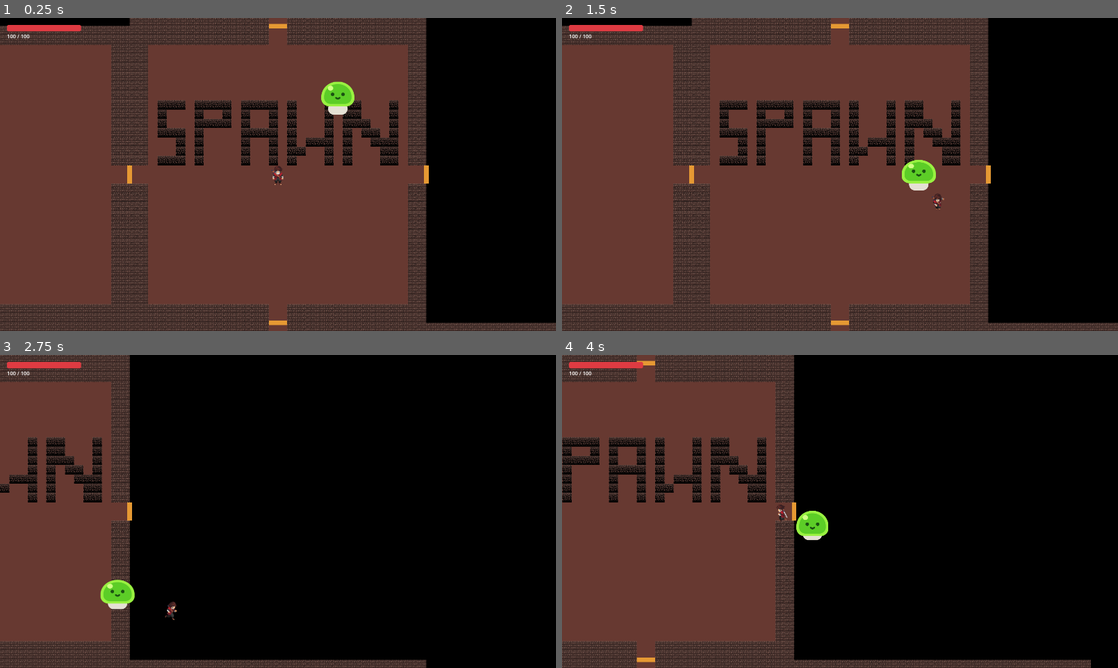
Above: before the commit, frames 1-4 (two rows, left to right).
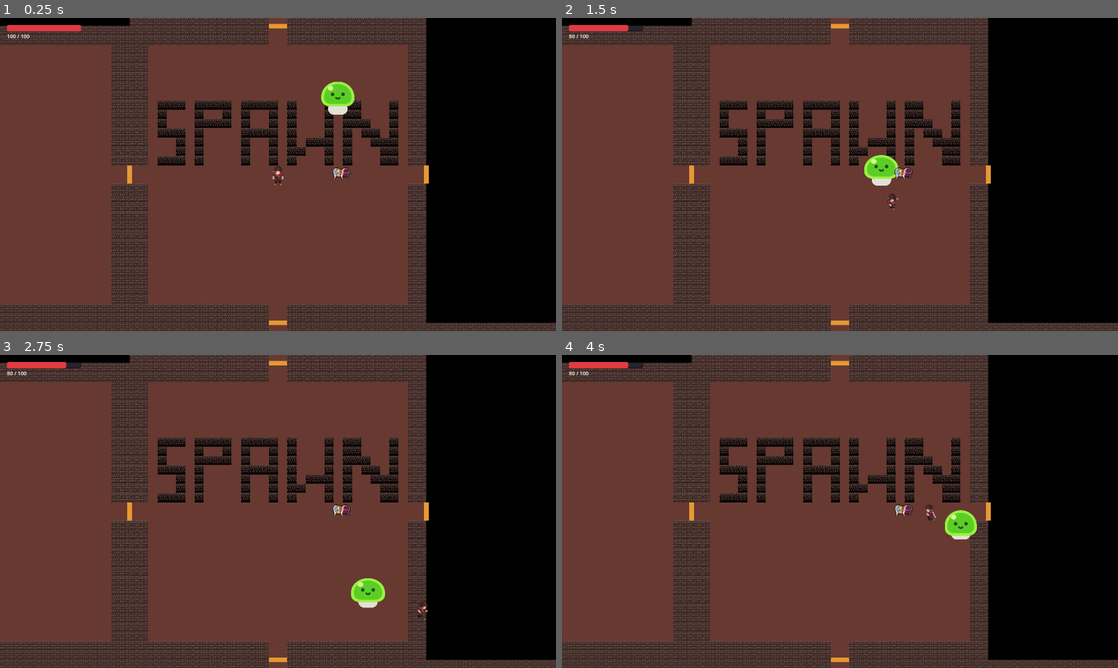
Above: after the commit, the same moments.

Repository: NoahGagnier/game
Game: Godot game, scene res://game.tscn
The game is run twice, just before and just after one commit, with the same random seed, the same clock (stepped at 60 frames per second) and the same inputs.
Inputs (mouse positions are in pixels of both pictures, inside the frame that each line leads up to):
- Up to frame 1 (0.25 s): no input
- Up to frame 2 (1.5 s): move the mouse to (962, 158) at 0.52 s; hold D (move_right) 0.53-1.28 s; hold E (interact, bound only after the commit) 0.53-1.28 s; click (962, 158) at 0.67 s; move the mouse to (728, 190) at 1.27 s; hold S (move_down) from 1.28 s (still down); click (728, 190) at 1.35 s
- Up to frame 3 (2.75 s): tap E (interact, bound only after the commit) at 1.55 s; move the mouse to (333, 442) at 2.02 s; release S (move_down) at 2.03 s; hold D (move_right) from 2.03 s (still down); hold E (interact, bound only after the commit) from 2.03 s (still down)
- Up to frame 4 (4 s): move the mouse to (812, 574) at 2.77 s; release D (move_right) at 2.78 s; release E (interact, bound only after the commit) at 2.78 s; hold W (move_up) 2.78-3.53 s; tap E (interact, bound only after the commit) at 2.85, 3.8 s; click (812, 574) at 2.92 s; move the mouse to (1006, 558) at 3.52 s; press the mouse at (1006, 558) at 3.53 s; hold A (move_left) from 3.53 s (still down)

The runs differ from the first frame. In frame 1, 0.1% of the frame differs, in the area x 59-64%, y 47-52%; in frame 2, 1.1%; in frame 3, 54%, in the area x 0-100%, y 0-100%; in frame 4, 44%.

Commit message:
added chests and they spawn in dead center of treasure rooms

Diff:
--- /dev/null
+++ b/chest.gd
@@ -0,0 +1,71 @@
+class_name Chest
+extends StaticBody2D
+
+signal opened(chest: Chest)
+
+@export var contents: Array[PackedScene] = []
+@export var content_spawn_spread: float = 16.0
+
+var is_open: bool = false
+var _player_in_range: bool = false
+
+@onready var _sprite: AnimatedSprite2D = $AnimatedSprite2D
+@onready var _prompt: Label = $InteractPrompt
+
+func _ready() -> void:
+	_prompt.visible = false
+	_play_animation("closed")
+
+func _unhandled_input(event: InputEvent) -> void:
+	if is_open or not _player_in_range:
+		return
+	if event.is_action_pressed("interact"):
+		open()
+
+func open() -> void:
+	if is_open:
+		return
+	is_open = true
+	_player_in_range = false
+	_prompt.visible = false
+	_play_animation("open")
+	_spawn_contents()
+	opened.emit(self)
+
+func _spawn_contents() -> void:
+	var parent := get_parent()
+	if parent == null:
+		return
+	var count := contents.size()
+	for i in range(count):
+		var scene := contents[i]
+		if scene == null:
+			continue
+		var item := scene.instantiate() as Node2D
+		if item == null:
+			continue
+		parent.add_child(item)
+		# Fan the items out so they don't stack on top of each other.
+		var angle := TAU * float(i) / float(max(count, 1))
+		var offset := Vector2.RIGHT.rotated(angle) * content_spawn_spread
+		item.global_position = global_position + offset
+
+func _play_animation(anim: String) -> void:
+	if _sprite.sprite_frames == null:
+		return
+	if _sprite.sprite_frames.has_animation(anim):
+		_sprite.play(anim)
+	elif _sprite.sprite_frames.has_animation("default"):
+		_sprite.play("default")
+
+func _on_interact_area_body_entered(body: Node2D) -> void:
+	if is_open:
+		return
+	if body is Player:
+		_player_in_range = true
+		_prompt.visible = true
+
+func _on_interact_area_body_exited(body: Node2D) -> void:
+	if body is Player:
+		_player_in_range = false
+		_prompt.visible = false
--- /dev/null
+++ b/chest.tscn
@@ -0,0 +1,202 @@
+[gd_scene format=3 uid="uid://dxw1nmwp0wx4e"]
+
+[ext_resource type="Script" uid="uid://bx3wnjkqkmru3" path="res://chest.gd" id="1_chest"]
+[ext_resource type="Texture2D" uid="uid://b61q5gni2pw3o" path="res://15_Ready_to_use_Treasure_Chests_Spritesheet.png" id="2_8uwsg"]
+
+[sub_resource type="AtlasTexture" id="AtlasTexture_bp1or"]
+atlas = ExtResource("2_8uwsg")
+region = Rect2(0, 84, 48, 40)
+
+[sub_resource type="AtlasTexture" id="AtlasTexture_trlyu"]
+atlas = ExtResource("2_8uwsg")
+region = Rect2(48, 84, 48, 40)
+
+[sub_resource type="AtlasTexture" id="AtlasTexture_x7mpe"]
+atlas = ExtResource("2_8uwsg")
+region = Rect2(96, 84, 48, 40)
+
+[sub_resource type="AtlasTexture" id="AtlasTexture_bv3sb"]
+atlas = ExtResource("2_8uwsg")
+region = Rect2(144, 84, 48, 40)
+
+[sub_resource type="AtlasTexture" id="AtlasTexture_day8l"]
+atlas = ExtResource("2_8uwsg")
+region = Rect2(192, 84, 48, 40)
+
+[sub_resource type="AtlasTexture" id="AtlasTexture_t3ekh"]
+atlas = ExtResource("2_8uwsg")
+region = Rect2(240, 84, 48, 40)
+
+[sub_resource type="AtlasTexture" id="AtlasTexture_x6u83"]
+atlas = ExtResource("2_8uwsg")
+region = Rect2(288, 84, 48, 40)
+
+[sub_resource type="AtlasTexture" id="AtlasTexture_v4ow6"]
+atlas = ExtResource("2_8uwsg")
+region = Rect2(336, 84, 48, 40)
+
+[sub_resource type="AtlasTexture" id="AtlasTexture_oh7c0"]
+atlas = ExtResource("2_8uwsg")
+region = Rect2(384, 84, 48, 40)
+
+[sub_resource type="AtlasTexture" id="AtlasTexture_q6g14"]
+atlas = ExtResource("2_8uwsg")
+region = Rect2(432, 84, 48, 40)
+
+[sub_resource type="AtlasTexture" id="AtlasTexture_p5wy1"]
+atlas = ExtResource("2_8uwsg")
+region = Rect2(480, 84, 48, 40)
+
+[sub_resource type="AtlasTexture" id="AtlasTexture_8p56c"]
+atlas = ExtResource("2_8uwsg")
+region = Rect2(528, 84, 48, 40)
+
+[sub_resource type="AtlasTexture" id="AtlasTexture_7n0ts"]
+atlas = ExtResource("2_8uwsg")
+region = Rect2(576, 84, 48, 40)
+
+[sub_resource type="AtlasTexture" id="AtlasTexture_ujvfd"]
+atlas = ExtResource("2_8uwsg")
+region = Rect2(624, 84, 48, 40)
+
+[sub_resource type="AtlasTexture" id="AtlasTexture_u2ayl"]
+atlas = ExtResource("2_8uwsg")
+region = Rect2(672, 84, 48, 40)
+
+[sub_resource type="AtlasTexture" id="AtlasTexture_alk8a"]
+atlas = ExtResource("2_8uwsg")
+region = Rect2(720, 84, 48, 40)
+
+[sub_resource type="AtlasTexture" id="AtlasTexture_pvyvc"]
+atlas = ExtResource("2_8uwsg")
+region = Rect2(768, 84, 48, 40)
+
+[sub_resource type="AtlasTexture" id="AtlasTexture_v4nkx"]
+atlas = ExtResource("2_8uwsg")
+region = Rect2(816, 84, 48, 40)
+
+[sub_resource type="AtlasTexture" id="AtlasTexture_w6m6o"]
+atlas = ExtResource("2_8uwsg")
+region = Rect2(864, 84, 48, 40)
+
+[sub_resource type="AtlasTexture" id="AtlasTexture_giuqs"]
+atlas = ExtResource("2_8uwsg")
+region = Rect2(912, 84, 48, 40)
+
+[sub_resource type="AtlasTexture" id="AtlasTexture_j4uhk"]
+atlas = ExtResource("2_8uwsg")
+region = Rect2(960, 84, 48, 40)
+
+[sub_resource type="SpriteFrames" id="SpriteFrames_chest"]
+animations = [{
+"frames": [{
+"duration": 1.0,
+"texture": SubResource("AtlasTexture_bp1or")
+}],
+"loop": true,
+"name": &"closed",
+"speed": 5.0
+}, {
+"frames": [{
+"duration": 1.0,
+"texture": SubResource("AtlasTexture_trlyu")
+}, {
+"duration": 1.0,
+"texture": SubResource("AtlasTexture_x7mpe")
+}, {
+"duration": 1.0,
+"texture": SubResource("AtlasTexture_bv3sb")
+}, {
+"duration": 1.0,
+"texture": SubResource("AtlasTexture_day8l")
+}, {
+"duration": 1.0,
+"texture": SubResource("AtlasTexture_t3ekh")
+}, {
+"duration": 1.0,
+"texture": SubResource("AtlasTexture_x6u83")
+}, {
+"duration": 1.0,
+"texture": SubResource("AtlasTexture_v4ow6")
+}, {
+"duration": 1.0,
+"texture": SubResource("AtlasTexture_oh7c0")
+}, {
+"duration": 1.0,
+"texture": SubResource("AtlasTexture_q6g14")
+}, {
+"duration": 1.0,
+"texture": SubResource("AtlasTexture_p5wy1")
+}, {
+"duration": 1.0,
+"texture": SubResource("AtlasTexture_8p56c")
+}, {
+"duration": 1.0,
+"texture": SubResource("AtlasTexture_7n0ts")
+}, {
+"duration": 1.0,
+"texture": SubResource("AtlasTexture_ujvfd")
+}, {
+"duration": 1.0,
+"texture": SubResource("AtlasTexture_u2ayl")
+}, {
+"duration": 1.0,
+"texture": SubResource("AtlasTexture_alk8a")
+}, {
+"duration": 1.0,
+"texture": SubResource("AtlasTexture_pvyvc")
+}, {
+"duration": 1.0,
+"texture": SubResource("AtlasTexture_v4nkx")
+}, {
+"duration": 1.0,
+"texture": SubResource("AtlasTexture_w6m6o")
+}, {
+"duration": 1.0,
+"texture": SubResource("AtlasTexture_giuqs")
+}, {
+"duration": 1.0,
+"texture": SubResource("AtlasTexture_j4uhk")
+}],
+"loop": false,
+"name": &"open",
+"speed": 10.0
+}]
+
+[sub_resource type="RectangleShape2D" id="RectangleShape2D_body"]
+size = Vector2(48, 36)
+
+[sub_resource type="CircleShape2D" id="CircleShape2D_interact"]
+radius = 64.0
+
+[node name="Chest" type="StaticBody2D" unique_id=2058236937]
+script = ExtResource("1_chest")
+
+[node name="AnimatedSprite2D" type="AnimatedSprite2D" parent="." unique_id=1930799736]
+position = Vector2(0, -14)
+scale = Vector2(2, 2)
+sprite_frames = SubResource("SpriteFrames_chest")
+animation = &"closed"
+frame_progress = 0.9018143
+
+[node name="CollisionShape2D" type="CollisionShape2D" parent="." unique_id=1685929593]
+shape = SubResource("RectangleShape2D_body")
+
+[node name="InteractArea" type="Area2D" parent="." unique_id=679237147]
+collision_layer = 0
+
+[node name="CollisionShape2D" type="CollisionShape2D" parent="InteractArea" unique_id=1890762905]
+shape = SubResource("CircleShape2D_interact")
+
+[node name="InteractPrompt" type="Label" parent="." unique_id=853264998]
+offset_left = -40.0
+offset_top = -72.0
+offset_right = 40.0
+offset_bottom = -48.0
+theme_override_font_sizes/font_size = 20
+text = "Press E"
+horizontal_alignment = 1
+vertical_alignment = 1
+
+[connection signal="body_entered" from="InteractArea" to="." method="_on_interact_area_body_entered"]
+[connection signal="body_exited" from="InteractArea" to="." method="_on_interact_area_body_exited"]
--- a/game.tscn
+++ b/game.tscn
@@ -2,9 +2,10 @@
 
 [ext_resource type="PackedScene" uid="uid://c1sx7bic4uhdj" path="res://player.tscn" id="1_e2o6t"]
 [ext_resource type="Script" uid="uid://dususlr2yr63q" path="res://game.gd" id="1_fc0e3"]
-[ext_resource type="PackedScene" uid="uid://d1hudplayer2d2" path="res://hud.tscn" id="2_hud"]
+[ext_resource type="PackedScene" path="res://hud.tscn" id="2_hud"]
 [ext_resource type="PackedScene" uid="uid://cltw5r5big1qy" path="res://mob1.tscn" id="5_7jktm"]
 [ext_resource type="PackedScene" uid="uid://b6y8u63ynub3m" path="res://rooms/dungeon.tscn" id="6_dungeon"]
+[ext_resource type="PackedScene" uid="uid://dxw1nmwp0wx4e" path="res://chest.tscn" id="7_eow3j"]
 [ext_resource type="Script" uid="uid://dx8rmgbo1e7cw" path="res://rooms/room_camera.gd" id="7_roomcam"]
 
 [node name="Game" type="Node2D" unique_id=1616662402]
@@ -62,6 +63,9 @@
 [node name="Mob" parent="." unique_id=1240957426 instance=ExtResource("5_7jktm")]
 position = Vector2(766, 201)
 
-[node name="HUD" parent="." instance=ExtResource("2_hud")]
+[node name="HUD" parent="." unique_id=557941797 instance=ExtResource("2_hud")]
+
+[node name="Chest" parent="." unique_id=2058236937 instance=ExtResource("7_eow3j")]
+position = Vector2(731, 508)
 
 [connection signal="health_depleted" from="Player" to="." method="_on_player_health_depleted"]
--- a/hud.gd
+++ b/hud.gd
@@ -1,11 +1,25 @@
 extends CanvasLayer
 
+const FILL_COLOR := Color(0.87, 0.23, 0.26, 1.0)
+const FLASH_COLOR := Color(1.0, 1.0, 1.0, 1.0)
+const FLASH_DURATION := 0.25
+
 @export var player_path: NodePath = ^"../Player"
+
+var _fill_style: StyleBoxFlat
+var _flash_tween: Tween
 
 @onready var _bar: ProgressBar = $VBoxContainer/ProgressBar
 @onready var _label: Label = $VBoxContainer/Label
 
 func _ready() -> void:
+	# Duplicate the fill stylebox so we can animate its color without
+	# mutating the shared resource across every instance.
+	var original := _bar.get_theme_stylebox("fill") as StyleBoxFlat
+	if original != null:
+		_fill_style = original.duplicate()
+		_bar.add_theme_stylebox_override("fill", _fill_style)
+
 	var player := get_node_or_null(player_path) as Player
 	if player == null:
 		push_warning("HUD: could not find Player at %s" % player_path)
@@ -14,6 +28,18 @@
 	_on_player_health_changed(player.health, player.max_health)
 
 func _on_player_health_changed(current: float, max_health: float) -> void:
+	var previous := _bar.value
 	_bar.max_value = max_health
 	_bar.value = current
 	_label.text = "%d / %d" % [int(ceilf(current)), int(max_health)]
+	if current < previous:
+		_flash_damage()
+
+func _flash_damage() -> void:
+	if _fill_style == null:
+		return
+	if _flash_tween != null and _flash_tween.is_valid():
+		_flash_tween.kill()
+	_fill_style.bg_color = FLASH_COLOR
+	_flash_tween = create_tween()
+	_flash_tween.tween_property(_fill_style, "bg_color", FILL_COLOR, FLASH_DURATION)
--- a/project.godot
+++ b/project.godot
@@ -125,6 +125,12 @@
 , Object(InputEventJoypadButton,"resource_local_to_scene":false,"resource_name":"","device":-1,"button_index":2,"pressure":0.0,"pressed":true,"script":null)
 ]
 }
+interact={
+"deadzone": 0.5,
+"events": [Object(InputEventKey,"resource_local_to_scene":false,"resource_name":"","device":-1,"window_id":0,"alt_pressed":false,"shift_pressed":false,"ctrl_pressed":false,"meta_pressed":false,"pressed":false,"keycode":0,"physical_keycode":69,"key_label":0,"unicode":101,"location":0,"echo":false,"script":null)
+, Object(InputEventJoypadButton,"resource_local_to_scene":false,"resource_name":"","device":-1,"button_index":0,"pressure":0.0,"pressed":true,"script":null)
+]
+}
 
 [layer_names]
 
--- a/rooms/room.gd
+++ b/rooms/room.gd
@@ -4,9 +4,29 @@
 enum RoomType { START, NORMAL, BOSS, TREASURE }
 
 const ROOM_SIZE: int = 1024
+const CHEST_SCENE: PackedScene = preload("res://chest.tscn")
 
 @export var available_doors: Array[String] = ["N", "S", "E", "W"]
 @export var room_type: RoomType = RoomType.NORMAL
+
+var _chest: Chest
+
+func _ready() -> void:
+	if room_type == RoomType.TREASURE:
+		_spawn_treasure_chest()
+
+# Places a chest at the room's center, unless the scene has a "ChestSpawn"
+# Marker2D child to override the position.
+func _spawn_treasure_chest() -> void:
+	if _chest != null:
+		return
+	var chest := CHEST_SCENE.instantiate() as Chest
+	if chest == null:
+		return
+	var marker := get_node_or_null("ChestSpawn") as Marker2D
+	chest.position = marker.position if marker != null else Vector2(ROOM_SIZE / 2.0, ROOM_SIZE / 2.0)
+	add_child(chest)
+	_chest = chest
 
 func get_door_local_position(direction: String) -> Vector2:
 	match direction:
Binary file added: 15_Ready_to_use_Treasure_Chests_Spritesheet.png
Not shown, added: 15_Ready_to_use_Treasure_Chests_Spritesheet.png.import
Not shown, added: chest.gd.uid
